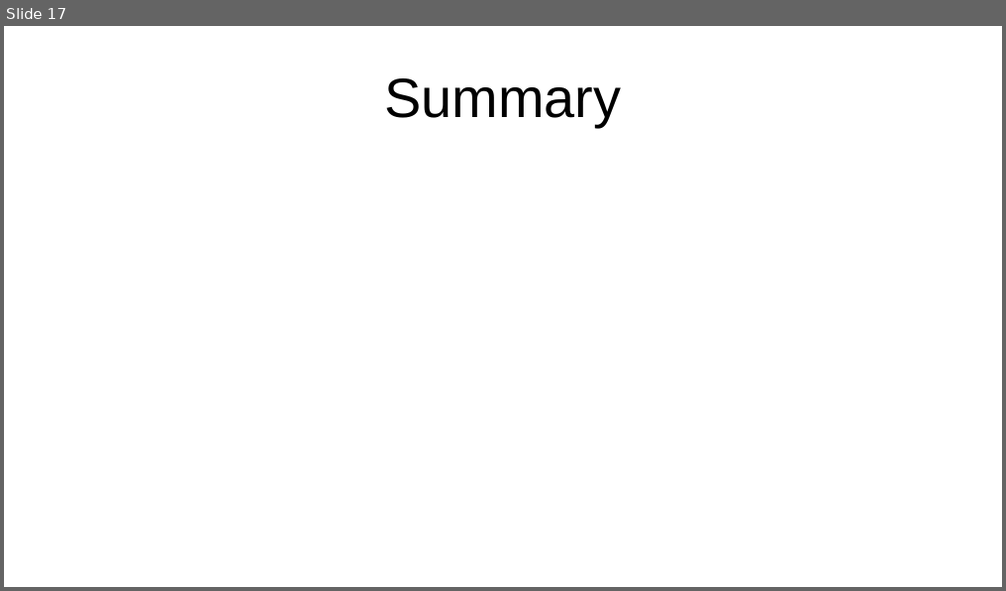
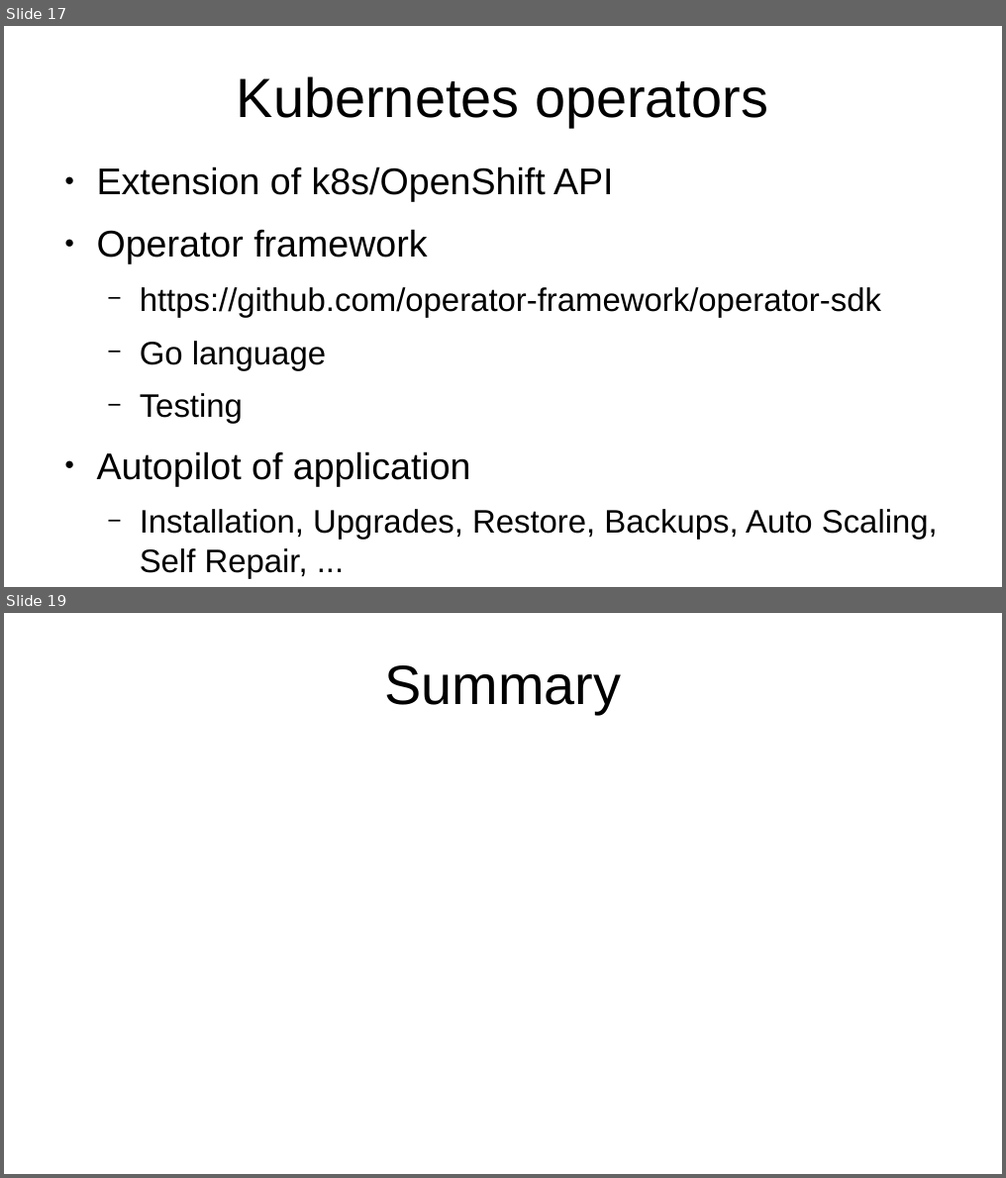
Before and after one commit to mano-cz/OpenshiftPresentation, a slide deck: RawContent.odp. Shown one above the other, each under a label of ours: slide 17 before the commit, slides 17 and 19 after it; the slides between them are not shown. The pictures are 1006x591 and 1006x1178 pixels, drawn with LibreOffice and Linux fonts; fonts in the diff are those of the drawing. Boxes give left, top, right and bottom in pixels: in the first picture for what was removed or moved away, otherwise in the second. Text is boxed around its words. In the diff, an @@ line names an element or a change of style, - is before the commit and + after.

```diff
--- a/RawContent.odp
+++ b/RawContent.odp
@@ slide 17 added at box(4, 26, 1002, 587), background #FFFFFF @@
@@ title added at box(237, 76, 768, 127), 44 pt, text #000000 @@
+Kubernetes operators
@@ text added at box(97, 167, 938, 579), 25.9 pt, text #000000 @@
+● Extension of k8s/OpenShift API
+● Operator framework
+  − https://github.com/operator-framework/operator-sdk
+  − Go language
+  − Testing
+● Autopilot of application
+  − Installation, Upgrades, Restore, Backups, Auto Scaling, Self Repair, ...
@@ what was slide 17 is now slide 19 @@
```
Also in this commit, not shown: 2 slides changed, 3 other slides added, 3 slides removed.
